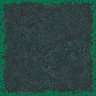
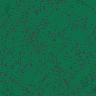
Comparing the layer stacks of the two 96x96 images. Changes:
showed "MostlyMoss", painted on it over (0, 0, 96, 96)
hid "MostlyStone", painted on it over (0, 0, 96, 96)
